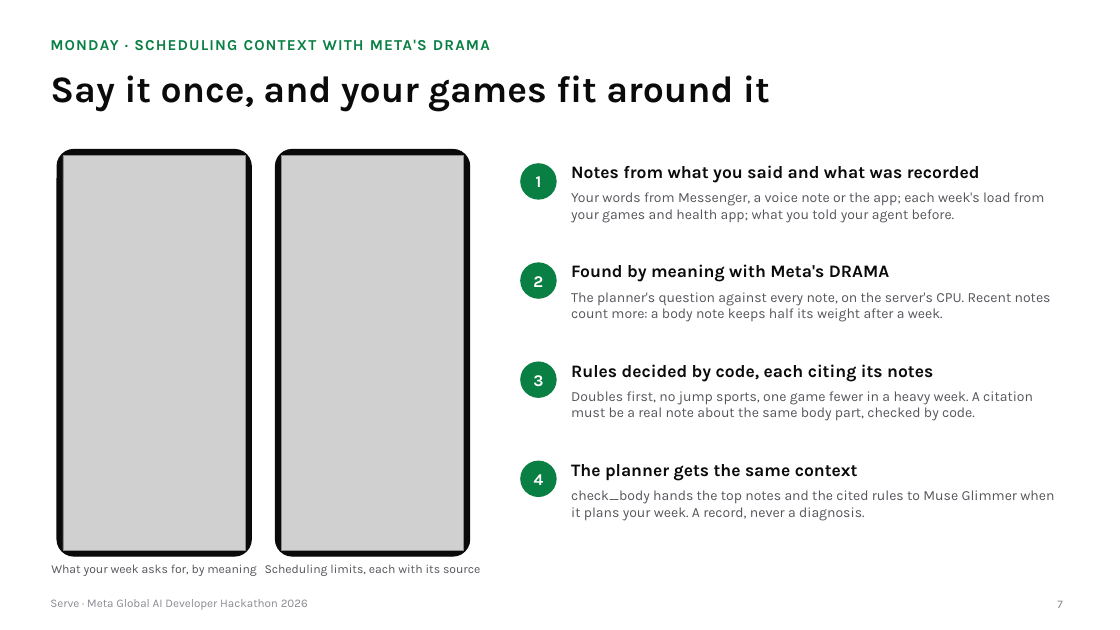
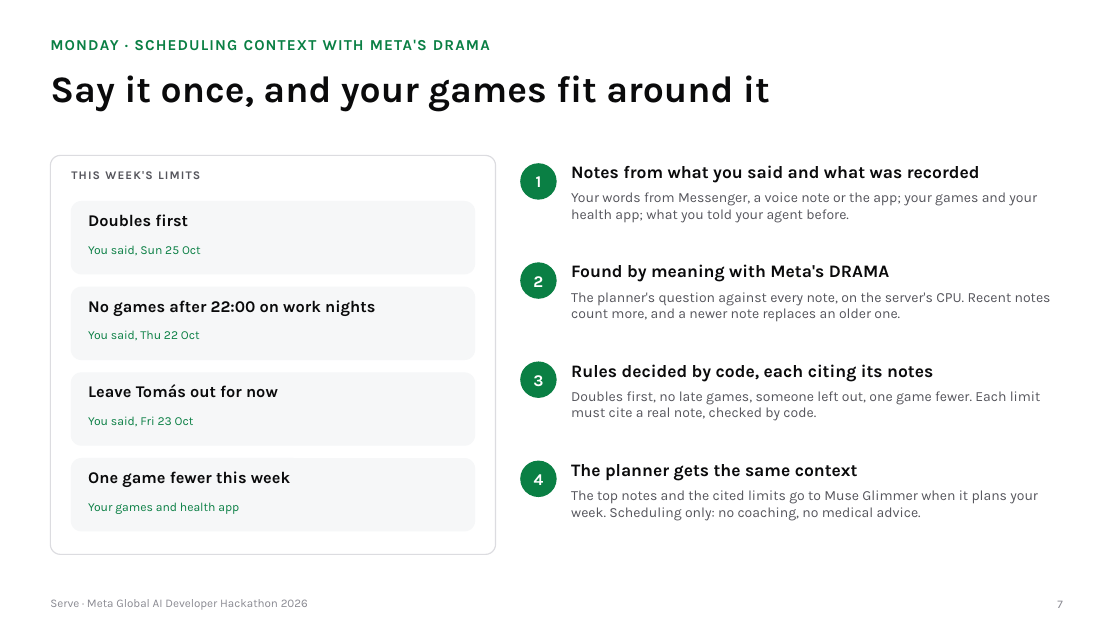
Before and after one commit to gino6178/serve-meta-hackathon, a slide deck: slide 7 of video/deck/Serve_Meta_deck.pptx. Drawn at 1120x630 pixels with LibreOffice and Linux fonts; fonts in the diff are those of the drawing; grey boxes stand for pictures. Boxes give left, top, right and bottom in pixels: in the first picture for what was removed or moved away, otherwise in the second. Text is boxed around its words. In the diff, an @@ line names an element or a change of style, - is before the commit and + after.

```diff
--- a/video/deck/Serve_Meta_deck.pptx
+++ b/video/deck/Serve_Meta_deck.pptx
@@ rounded rectangle: place and size @@
-rounded rectangle at <box>276,150,470,556</box>
+rounded rectangle at <box>50,155,496,555</box>
@@ rounded rectangle at <box>50,155,496,555</box>: fill #0A0A0B to #FFFFFF; outline #0A0A0B 1 pt to #DCDCE0 1 pt; proportions changed @@
@@ rounded rectangle removed at <box>57,150,251,556</box> @@
@@ picture removed at <box>63,155,245,550</box> @@
@@ text added at <box>71,171,200,179</box>, 10 pt, text #55555C, bold @@
+THIS WEEK'S LIMITS
@@ picture removed at <box>281,155,464,550</box> @@
@@ rounded rectangle added at <box>71,202,475,274</box>, fill #F6F7F8, outline #F6F7F8 1 pt @@
@@ text at <box>571,192,1037,223</box>: text changed @@
-Your words from Messenger, a voice note or the app; each week's load from your games and health app; what you told your agent before.
+Your words from Messenger, a voice note or the app; your games and your health app; what you told your agent before.
@@ text added at <box>88,214,188,227</box>, 14 pt, text #0A0A0B, bold @@
+Doubles first
@@ text added at <box>88,245,201,255</box>, 10.5 pt, text #0A7F44 @@
+You said, Sun 25 Oct
@@ rounded rectangle added at <box>71,287,475,360</box>, fill #F6F7F8, outline #F6F7F8 1 pt @@
@@ text at <box>571,292,1051,322</box>: text changed @@
-The planner's question against every note, on the server's CPU. Recent notes count more: a body note keeps half its weight after a week.
+The planner's question against every note, on the server's CPU. Recent notes count more, and a newer note replaces an older one.
@@ text added at <box>88,300,375,316</box>, 14 pt, text #0A0A0B, bold @@
+No games after 22:00 on work nights
@@ text added at <box>88,330,200,340</box>, 10.5 pt, text #0A7F44 @@
+You said, Thu 22 Oct
@@ rounded rectangle added at <box>71,373,475,445</box>, fill #F6F7F8, outline #F6F7F8 1 pt @@
@@ text added at <box>88,384,278,398</box>, 14 pt, text #0A0A0B, bold @@
+Leave Tomás out for now
@@ text added at <box>88,416,194,426</box>, 10.5 pt, text #0A7F44 @@
+You said, Fri 23 Oct
@@ text at <box>571,391,1041,421</box>: text changed @@
-Doubles first, no jump sports, one game fewer in a heavy week. A citation must be a real note about the same body part, checked by code.
+Doubles first, no late games, someone left out, one game fewer. Each limit must cite a real note, checked by code.
@@ rounded rectangle added at <box>71,459,475,531</box>, fill #F6F7F8, outline #F6F7F8 1 pt @@
@@ text added at <box>88,471,290,487</box>, 14 pt, text #0A0A0B, bold @@
+One game fewer this week
@@ text added at <box>88,502,239,514</box>, 10.5 pt, text #0A7F44 @@
+Your games and health app
@@ text at <box>571,490,1038,521</box>: text changed @@
-check_body hands the top notes and the cited rules to Muse Glimmer when it plans your week. A record, never a diagnosis.
+The top notes and the cited limits go to Muse Glimmer when it plans your week. Scheduling only: no coaching, no medical advice.
@@ text removed at <box>51,564,257,576</box> @@
-What your week asks for, by meaning
@@ text removed at <box>265,564,480,576</box> @@
-Scheduling limits, each with its source
```
Also in this commit, not shown: 10 other slides changed, 4 other files.
